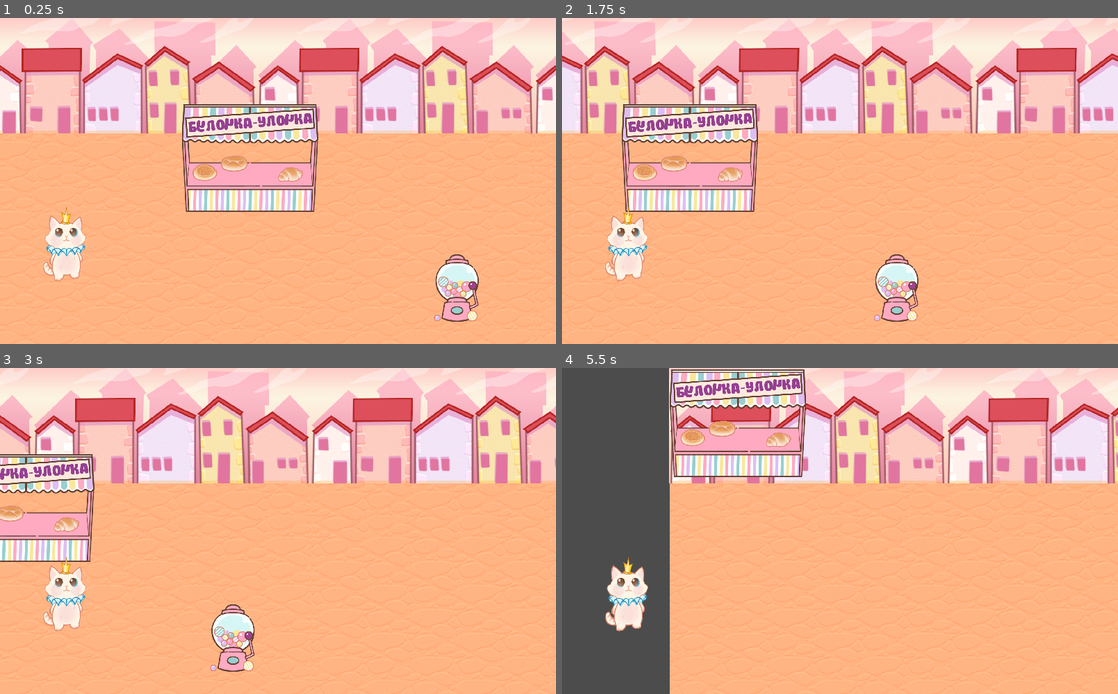
Above: before the commit, frames 1-4 (two rows, left to right).
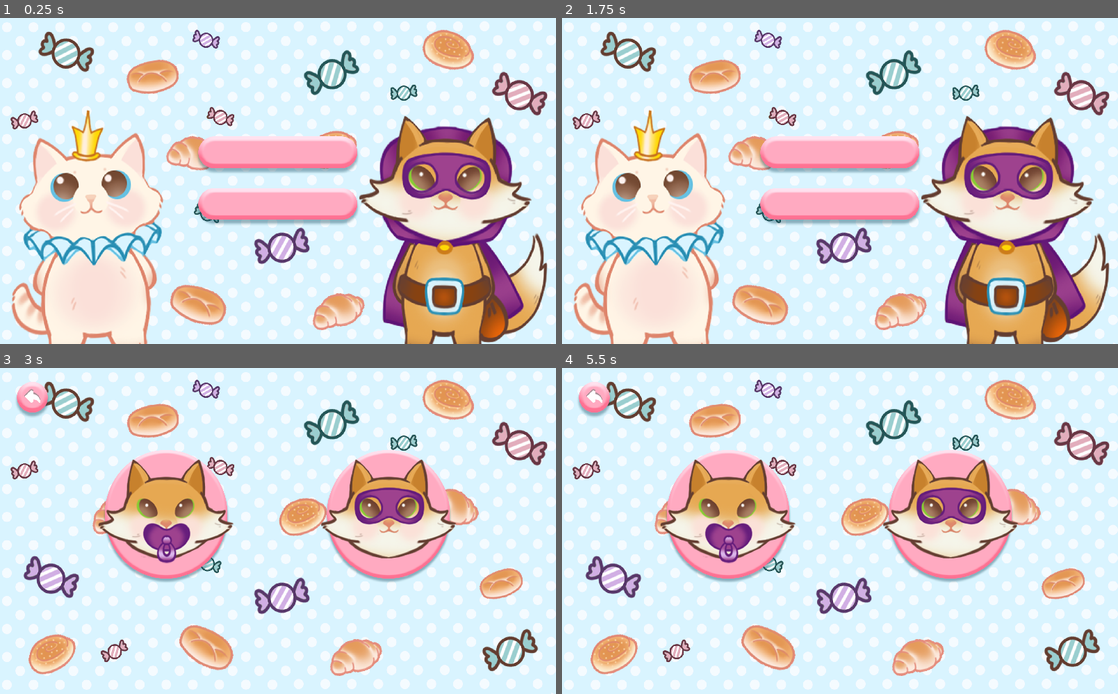
Above: after the commit, the same moments.

Repository: cuire/Voleur-de-Renard
Game: Godot game, scene res://scenes/main_menu/menu.tscn
Same seed, same stepped clock (60 frames per second), same inputs: the game is played once before the commit and once after it. Before the commit the project starts from res://scenes/main_location/kingdom.tscn.
Inputs (mouse positions are in pixels of both pictures, inside the frame that each line leads up to):
- Up to frame 1 (0.25 s): no input
- Up to frame 2 (1.75 s): click (840, 154) at 0.5 s, where only the run after the commit has a clickable "Начать игру"; click (595, 50) at 1.27 s
- Up to frame 3 (3 s): click (278, 504) at 2 s, where only the run after the commit has a clickable "Начать игру"; click (166, 517) at 2.77 s
- Up to frame 4 (5.5 s): click (728, 517) at 3.52 s; move the mouse to (706, 635) at 4.27 s; hold Right (ui_right) 4.28-5.03 s; click (706, 635) at 4.42 s; move the mouse to (728, 390) at 5.02 s; click (728, 390) at 5.17 s

The runs differ from the first frame. In frame 1, 97% of the frame differs, in the area x 0-100%, y 0-100%; in frame 2, 97%; in frame 3, 97%; in frame 4, 98%.

Commit message:
money counter change

Diff:
--- a/fonts/new_dynamicfont.tres
+++ b/fonts/new_dynamicfont.tres
@@ -5,6 +5,7 @@
 [resource]
 size = 36
 outline_size = 4
-outline_color = Color( 0.160784, 0.160784, 0.160784, 1 )
+outline_color = Color( 0.290196, 0.196078, 0.258824, 1 )
 use_filter = true
+extra_spacing_top = -9
 font_data = ExtResource( 1 )
--- a/new_theme.tres
+++ b/new_theme.tres
@@ -1,6 +1,11 @@
-[gd_resource type="Theme" load_steps=2 format=2]
+[gd_resource type="Theme" load_steps=4 format=2]
 
 [ext_resource path="res://fonts/new_dynamicfont.tres" type="DynamicFont" id=1]
+[ext_resource path="res://scenes/assets/Button.png" type="Texture" id=2]
+
+[sub_resource type="StyleBoxTexture" id=1]
+texture = ExtResource( 2 )
+region_rect = Rect2( 0, 0, 523, 128 )
 
 [resource]
 Button/colors/font_color = Color( 0.88, 0.88, 0.88, 1 )
@@ -13,7 +18,7 @@
 Button/styles/disabled = null
 Button/styles/focus = null
 Button/styles/hover = null
-Button/styles/normal = null
+Button/styles/normal = SubResource( 1 )
 Button/styles/pressed = null
 Label/colors/font_color = Color( 1, 1, 1, 1 )
 Label/colors/font_color_shadow = Color( 0, 0, 0, 0 )
--- a/project.godot
+++ b/project.godot
@@ -27,7 +27,7 @@
 [application]
 
 config/name="Voleur de Renard"
-run/main_scene="res://scenes/main_location/kingdom.tscn"
+run/main_scene="res://scenes/main_menu/menu.tscn"
 config/icon="res://icon.png"
 
 [display]
--- a/scenes/gui/money_counter.tscn
+++ b/scenes/gui/money_counter.tscn
@@ -1,24 +1,36 @@
-[gd_scene load_steps=2 format=2]
+[gd_scene load_steps=5 format=2]
 
 [ext_resource path="res://scenes/gui/money_counter.gd" type="Script" id=1]
+[ext_resource path="res://fonts/COOPBL.TTF" type="DynamicFontData" id=2]
+[ext_resource path="res://scenes/assets/Button.png" type="Texture" id=3]
+
+[sub_resource type="DynamicFont" id=1]
+size = 20
+outline_size = 3
+outline_color = Color( 0.27451, 0.168627, 0.243137, 1 )
+use_filter = true
+extra_spacing_top = -10
+font_data = ExtResource( 2 )
 
 [node name="MoneyCounter" type="Control"]
-anchor_right = 1.0
-anchor_bottom = 1.0
+anchor_right = 0.344
+anchor_bottom = 0.346
 script = ExtResource( 1 )
 __meta__ = {
 "_edit_use_anchors_": false
 }
 
 [node name="Background" type="TextureRect" parent="."]
-margin_right = 90.0
-margin_bottom = 46.0
+margin_right = 150.0
+margin_bottom = 58.0
+texture = ExtResource( 3 )
 expand = true
 __meta__ = {
 "_edit_use_anchors_": false
 }
 
 [node name="CenterContainer" type="CenterContainer" parent="Background"]
+anchor_left = 0.5
 anchor_right = 1.0
 anchor_bottom = 1.0
 __meta__ = {
@@ -26,12 +38,25 @@
 }
 
 [node name="Text" type="Label" parent="Background/CenterContainer"]
-margin_left = 5.0
-margin_top = 16.0
-margin_right = 85.0
-margin_bottom = 30.0
-custom_colors/font_color = Color( 0, 0, 0, 1 )
-text = "0123456789"
+margin_left = 20.0
+margin_top = 22.0
+margin_right = 55.0
+margin_bottom = 36.0
+custom_fonts/font = SubResource( 1 )
+text = "100"
 __meta__ = {
 "_edit_use_anchors_": false
 }
+
+[node name="CenterContainer2" type="CenterContainer" parent="Background"]
+anchor_right = 0.5
+anchor_bottom = 1.0
+__meta__ = {
+"_edit_use_anchors_": false
+}
+
+[node name="Coin" type="TextureRect" parent="Background/CenterContainer2"]
+margin_left = 37.0
+margin_top = 29.0
+margin_right = 37.0
+margin_bottom = 29.0
--- /dev/null
+++ b/scenes/main_briefing/briefing.tscn
@@ -0,0 +1,51 @@
+[gd_scene load_steps=3 format=2]
+
+[ext_resource path="res://new_theme.tres" type="Theme" id=1]
+[ext_resource path="res://scenes/assets/Menu-3.png" type="Texture" id=2]
+
+[node name="Briefing" type="Control"]
+anchor_right = 1.0
+anchor_bottom = 1.0
+theme = ExtResource( 1 )
+__meta__ = {
+"_edit_use_anchors_": false
+}
+
+[node name="Background" type="TextureRect" parent="."]
+anchor_right = 1.0
+anchor_bottom = 1.0
+texture = ExtResource( 2 )
+expand = true
+__meta__ = {
+"_edit_use_anchors_": false
+}
+
+[node name="Control" type="Control" parent="Background"]
+anchor_left = 0.113
+anchor_top = 0.204
+anchor_right = 0.886
+anchor_bottom = 0.799
+__meta__ = {
+"_edit_use_anchors_": false
+}
+
+[node name="CenterContainer" type="CenterContainer" parent="Background/Control"]
+anchor_right = 1.0
+anchor_bottom = 1.0
+__meta__ = {
+"_edit_use_anchors_": false
+}
+
+[node name="Label" type="Label" parent="Background/Control/CenterContainer"]
+margin_left = 273.0
+margin_top = 75.0
+margin_right = 518.0
+margin_bottom = 282.0
+text = "брбрбрбрбрбрбр
+брбрбрбр
+брбрбр
+брбрбрбр
+брбрбр
+брбрбрбр
+брбрбр"
+align = 1
--- a/scenes/main_briefing/new scene.tscn
+++ /dev/null
@@ -1,19 +0,0 @@
-[gd_scene load_steps=2 format=2]
-
-[ext_resource path="res://scenes/assets/Menu-3.png" type="Texture" id=1]
-
-[node name="Briefing" type="Control"]
-anchor_right = 1.0
-anchor_bottom = 1.0
-__meta__ = {
-"_edit_use_anchors_": false
-}
-
-[node name="Background" type="TextureRect" parent="."]
-anchor_right = 1.0
-anchor_bottom = 1.0
-texture = ExtResource( 1 )
-expand = true
-__meta__ = {
-"_edit_use_anchors_": false
-}
--- a/scenes/main_location/kingdom.tscn
+++ b/scenes/main_location/kingdom.tscn
@@ -26,10 +26,14 @@
 position = Vector2( 118, 416 )
 
 [node name="Control" type="Control" parent="."]
-margin_right = 40.0
-margin_bottom = 40.0
+anchor_left = 0.1
+anchor_right = 0.1
 __meta__ = {
 "_edit_use_anchors_": false
 }
 
 [node name="MoneyCounter" parent="Control" instance=ExtResource( 7 )]
+anchor_left = 0.5
+anchor_top = 0.5
+anchor_right = 0.5
+anchor_bottom = 0.5
--- a/scenes/main_menu/difficulty_selection.tscn
+++ b/scenes/main_menu/difficulty_selection.tscn
@@ -77,9 +77,9 @@
 }
 
 [node name="CenterContainer" type="CenterContainer" parent="Control/ControlEasy/VBoxContainer"]
-margin_top = 75.0
+margin_top = 79.0
 margin_right = 409.0
-margin_bottom = 375.0
+margin_bottom = 379.0
 
 [node name="MarginContainer" type="MarginContainer" parent="Control/ControlEasy/VBoxContainer/CenterContainer"]
 margin_left = 54.0
@@ -100,14 +100,14 @@
 expand = true
 
 [node name="CenterContainer2" type="CenterContainer" parent="Control/ControlEasy/VBoxContainer"]
-margin_top = 379.0
+margin_top = 383.0
 margin_right = 409.0
-margin_bottom = 465.0
+margin_bottom = 460.0
 
 [node name="MarginContainer" type="MarginContainer" parent="Control/ControlEasy/VBoxContainer/CenterContainer2"]
 margin_left = 88.0
 margin_right = 321.0
-margin_bottom = 86.0
+margin_bottom = 77.0
 custom_constants/margin_right = 25
 custom_constants/margin_top = 25
 custom_constants/margin_left = 25
@@ -117,7 +117,7 @@
 margin_left = 25.0
 margin_top = 25.0
 margin_right = 208.0
-margin_bottom = 61.0
+margin_bottom = 52.0
 mouse_filter = 0
 text = "Супер легко"
 align = 1
@@ -143,9 +143,9 @@
 }
 
 [node name="CenterContainer" type="CenterContainer" parent="Control/ControlMedium/VBoxContainer"]
-margin_top = 75.0
+margin_top = 79.0
 margin_right = 409.0
-margin_bottom = 375.0
+margin_bottom = 379.0
 
 [node name="MarginContainer" type="MarginContainer" parent="Control/ControlMedium/VBoxContainer/CenterContainer"]
 margin_left = 54.0
@@ -166,14 +166,14 @@
 expand = true
 
 [node name="CenterContainer2" type="CenterContainer" parent="Control/ControlMedium/VBoxContainer"]
-margin_top = 379.0
+margin_top = 383.0
 margin_right = 409.0
-margin_bottom = 465.0
+margin_bottom = 460.0
 
 [node name="MarginContainer" type="MarginContainer" parent="Control/ControlMedium/VBoxContainer/CenterContainer2"]
 margin_left = 125.0
 margin_right = 283.0
-margin_bottom = 86.0
+margin_bottom = 77.0
 custom_constants/margin_right = 25
 custom_constants/margin_top = 25
 custom_constants/margin_left = 25
@@ -183,7 +183,7 @@
 margin_left = 25.0
 margin_top = 25.0
 margin_right = 133.0
-margin_bottom = 61.0
+margin_bottom = 52.0
 mouse_filter = 0
 text = "Средне"
 align = 1
--- a/scenes/main_menu/menu.tscn
+++ b/scenes/main_menu/menu.tscn
@@ -35,17 +35,17 @@
 }
 
 [node name="ButtonNewGame" type="Button" parent="VBoxContainer"]
-margin_top = 120.0
+margin_top = 95.0
 margin_right = 306.0
 margin_bottom = 170.0
-rect_min_size = Vector2( 0, 50 )
+rect_min_size = Vector2( 0, 75 )
 text = "Начать игру"
 
 [node name="ButtonExit" type="Button" parent="VBoxContainer"]
 margin_top = 190.0
 margin_right = 306.0
-margin_bottom = 240.0
-rect_min_size = Vector2( 0, 50 )
+margin_bottom = 265.0
+rect_min_size = Vector2( 0, 75 )
 text = "Выход"
 
 [node name="Control" type="Control" parent="."]
Binary file added: fonts/COOPBL.TTF
Binary file added: scenes/assets/Button.png
Not shown, added: scenes/assets/Button.png.import
